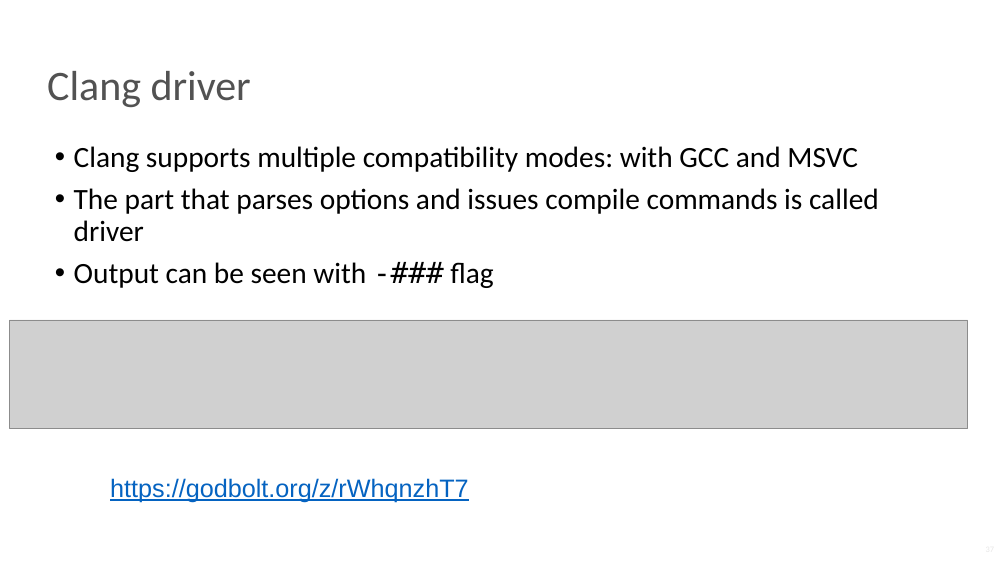
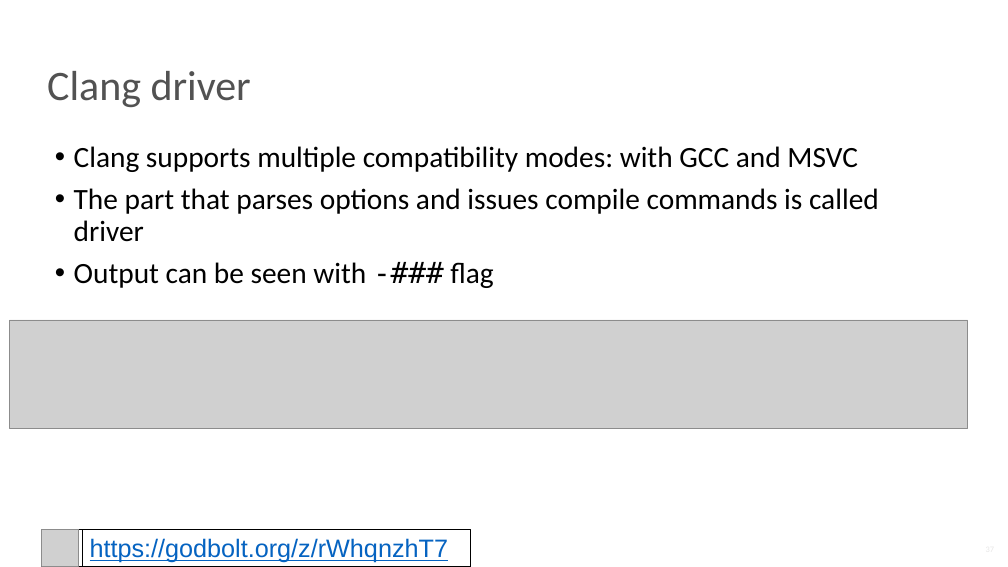
Before and after one commit to NN-complr-tech/Complr-course-lectures, a slide deck: slide 37 of 02-Frontend.pptx. Drawn at 1008x567 pixels with LibreOffice and Linux fonts; fonts in the diff are those of the drawing; grey boxes stand for pictures. Boxes give left, top, right and bottom in pixels: in the first picture for what was removed or moved away, otherwise in the second. Text is boxed around its words. In the diff, an @@ line names an element or a change of style, - is before the commit and + after.

```diff
--- a/02-Frontend.pptx
+++ b/02-Frontend.pptx
@@ rectangle added at bbox=[42, 529, 470, 566], fill #FFFFFF, outline #000000 0.75 pt @@
@@ picture added at bbox=[42, 529, 79, 566] @@
@@ rectangle "https://godbolt.org/z/rWhqnzhT7": place and size @@
-rectangle "https://godbolt.org/z/rWhqnzhT7" at bbox=[110, 478, 468, 502]
+rectangle "https://godbolt.org/z/rWhqnzhT7" at bbox=[82, 529, 471, 566]
@@ rectangle "https://godbolt.org/z/rWhqnzhT7" at bbox=[82, 529, 471, 566]: vertical alignment top to middle; fill none to #FFFFFF; outline none to #000000 0.75 pt @@
```
Also in this commit, not shown: 19 other slides changed, 2 slides added, 1 slide removed.
